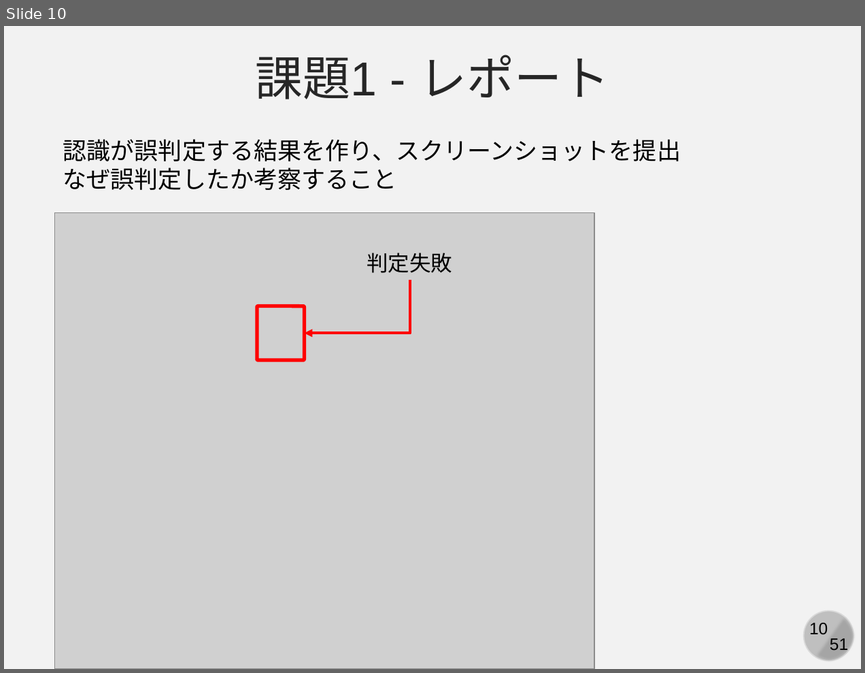
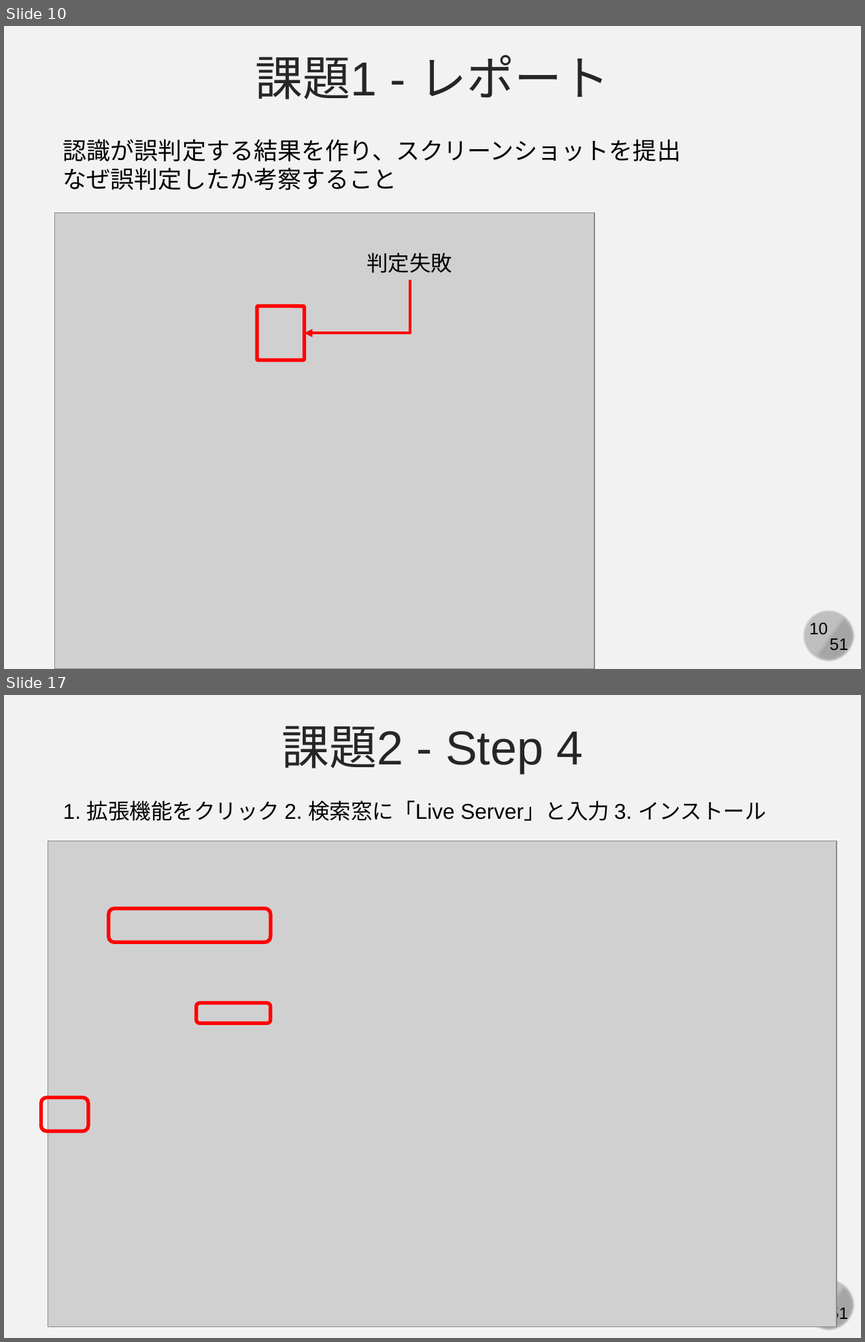
Before and after one commit to kaityo256/github, a slide deck: practice_github2/fig/github_ex04.pptx. Shown one above the other, each under a label of ours: slide 10 before the commit, slides 10 and 17 after it; the slides between them are not shown. The pictures are 865x673 and 865x1342 pixels, drawn with LibreOffice and Linux fonts; fonts in the diff are those of the drawing; grey boxes stand for pictures. Boxes give left, top, right and bottom in pixels: in the first picture for what was removed or moved away, otherwise in the second. Text is boxed around its words. In the diff, an @@ line names an element or a change of style, - is before the commit and + after.

```diff
--- a/practice_github2/fig/github_ex04.pptx
+++ b/practice_github2/fig/github_ex04.pptx
@@ slide 17 added at (4, 695, 861, 1338), background #F2F2F2; not listed: 3 template elements that a slide beside it also shows @@
@@ text added at (281, 726, 583, 773), 40 pt, text #262626 @@
+課題2 - Step 4
@@ text added at (63, 800, 766, 821), 18 pt, text #000000 @@
+1. 拡張機能をクリック 2. 検索窓に「Live Server」と入力 3. インストール
@@ picture added at (48, 841, 836, 1327) @@
@@ rounded rectangle added at (109, 909, 271, 942), outline #FF0000 3 pt @@
@@ rounded rectangle added at (196, 1002, 271, 1023), outline #FF0000 3 pt @@
@@ rounded rectangle added at (41, 1097, 88, 1130), outline #FF0000 3 pt @@
```
Also in this commit, not shown: 12 other slides added, 1 other file.
